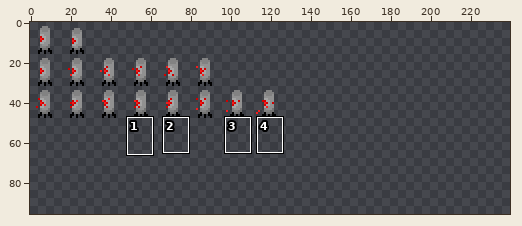
Two versions of one sprite sheet, resources/art/laser-turret-sheet.png. The picture above shows the old version from afar; the outline marks the close-up.
Close-up. Before:
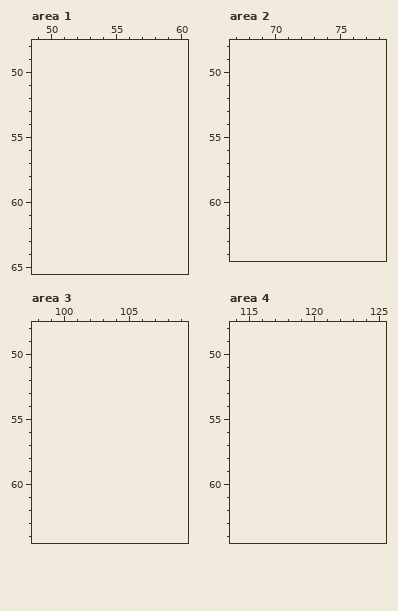
The file is 128x48 pixels. Colours within 5 levels of each other are drawn and written as one. Shown: area 1: x 49..60, y 48..65; area 2: x 67..78, y 48..64; area 3: x 98..109, y 48..64; area 4: x 114..125, y 48..64. The old version is drawn lined up with the new one, on the new canvas. The commit also changed other parts of the picture, which this record leaves out.
Palette (. is transparent): 
And afterwards:
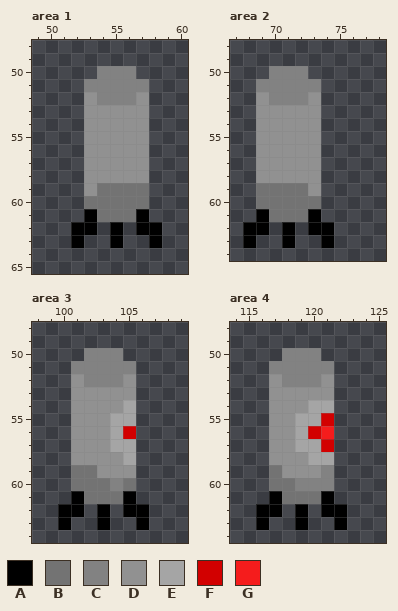
Colours new in this view: A #000000  B #737373  C #828282  D #919191  E #a5a5a5  F #d20000  G #f51c1c
The edit:
canvas 128x48 -> 240x96
Area 1:
Colour A is added in row 61 at x 53 and 57; in row 62 at x 52 to 53, 55 and 57 to 58; in row 63 at x 52, 55 and 58.
Colour B is added in row 59 at x 54 to 57; in row 60 at x 53 to 57; in row 61 at x 54 to 56.
Colour C is added in row 50 at x 54 to 56; in row 51 at x 53 to 57; in row 52 at x 54 to 56.
Colour D is added in row 52 at x 53 and 57; in rows 53 to 58 at x 53 to 57; in row 59 at x 53.
Area 2:
Colour A is added in row 61 at x 69 and 73; in row 62 at x 68 to 69, 71 and 73 to 74; in row 63 at x 68, 71 and 74.
Colour B is added in row 59 at x 69 to 72; in row 60 at x 69 to 73; in row 61 at x 70 to 72.
Colour C is added in row 50 at x 70 to 72; in row 51 at x 69 to 73; in row 52 at x 70 to 72.
Colour D is added in row 52 at x 69 and 73; in rows 53 to 58 at x 69 to 73; in row 59 at x 73.
Area 3:
Colour A is added in row 61 at x 101 and 105; in row 62 at x 100 to 101, 103 and 105 to 106; in row 63 at x 100, 103 and 106.
Colour B is added in row 59 at x 101 to 102; in row 60 at x 101 to 103 and 105; in row 61 at x 102 to 104.
Colour C is added in row 50 at x 102 to 104; in row 51 at x 101 to 105; in row 52 at x 102 to 104; in row 60 at x 104.
Colour D is added in row 52 at x 101 and 105; in row 53 at x 101 to 105; in row 54 at x 101 to 104; in rows 55 to 57 at x 101 to 103; in row 58 at x 101 to 104; in row 59 at x 103 to 105.
Colour E is added in row 54 at x 105; in row 55 at x 104 to 105; in row 56 at x 104; in row 57 at x 104 to 105; in row 58 at x 105.
Colour F is added in row 56 at x 105.
Area 4:
Colour A is added in row 61 at x 117 and 121; in row 62 at x 116 to 117, 119 and 121 to 122; in row 63 at x 116, 119 and 122.
Colour B is added in row 59 at x 117; in row 60 at x 117 to 118; in row 61 at x 118 to 120.
Colour C is added in row 50 at x 118 to 120; in row 51 at x 117 to 121; in row 52 at x 118 to 120; in row 59 at x 121; in row 60 at x 119 to 121.
Colour D is added in row 52 at x 117 and 121; in row 53 at x 117 to 121; in row 54 at x 117 to 119; in rows 55 to 57 at x 117 to 118; in row 58 at x 117 to 119; in row 59 at x 118 to 120.
Colour E is added in row 54 at x 120 to 121; in row 55 at x 119 to 120; in row 56 at x 119; in row 57 at x 119 to 120; in row 58 at x 120 to 121.
Colour F is added in row 55 at x 121; in row 56 at x 120; in row 57 at x 121.
Colour G is added in row 56 at x 121.
Pixel boxes of the changes (left, top, right, bottom) in both close-ups:
added: (71, 66, 162, 248)
added: (243, 66, 334, 248)
added: (58, 348, 149, 530)
added: (256, 348, 347, 530)
